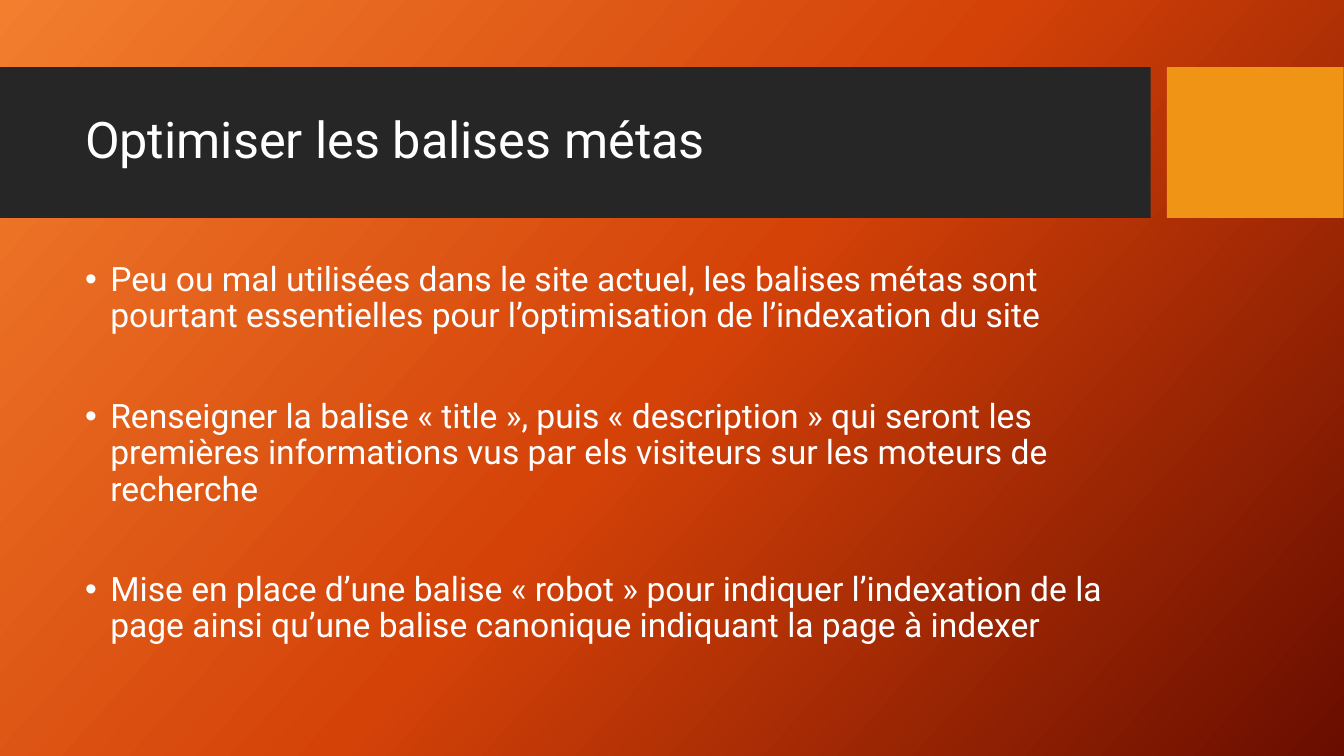
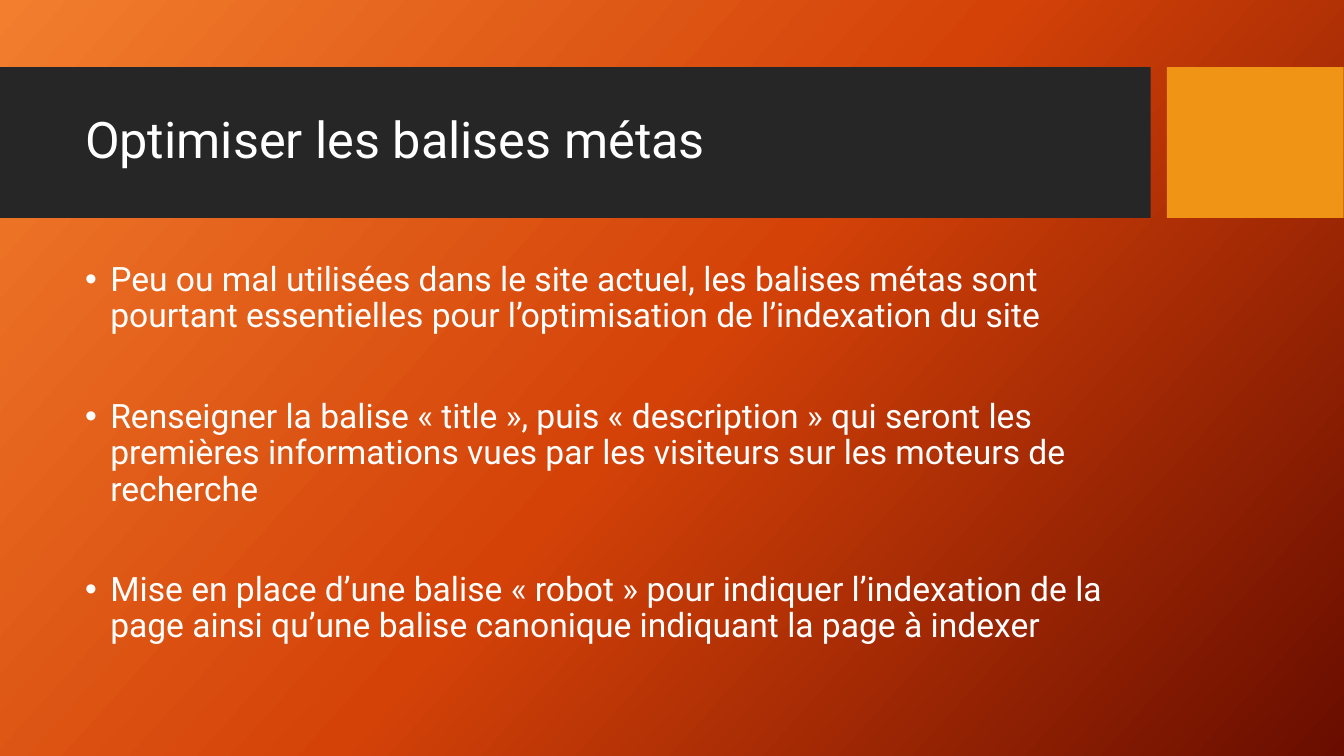
Before and after one commit to RichardZ1/Projet4_Referencement, a slide deck: slide 3 of Les 10 recommandations+Comparaison.pptx. Drawn at 1344x756 pixels with LibreOffice and Linux fonts; fonts in the diff are those of the drawing; background and template pictures are left out. Boxes give left, top, right and bottom in pixels: in the first picture for what was removed or moved away, otherwise in the second. Text is boxed around its words. In the diff, an @@ line names an element or a change of style, - is before the commit and + after.

```diff
--- a/Les 10 recommandations+Comparaison.pptx
+++ b/Les 10 recommandations+Comparaison.pptx
@@ text at (110,402,1065,502): text changed @@
-• Renseigner la balise « title », puis « description » qui seront les premières informations vus par els visiteurs sur les moteurs de recherche
+• Renseigner la balise « title », puis « description » qui seront les premières informations vues par les visiteurs sur les moteurs de recherche
```
Also in this commit, not shown: 1 other file.
